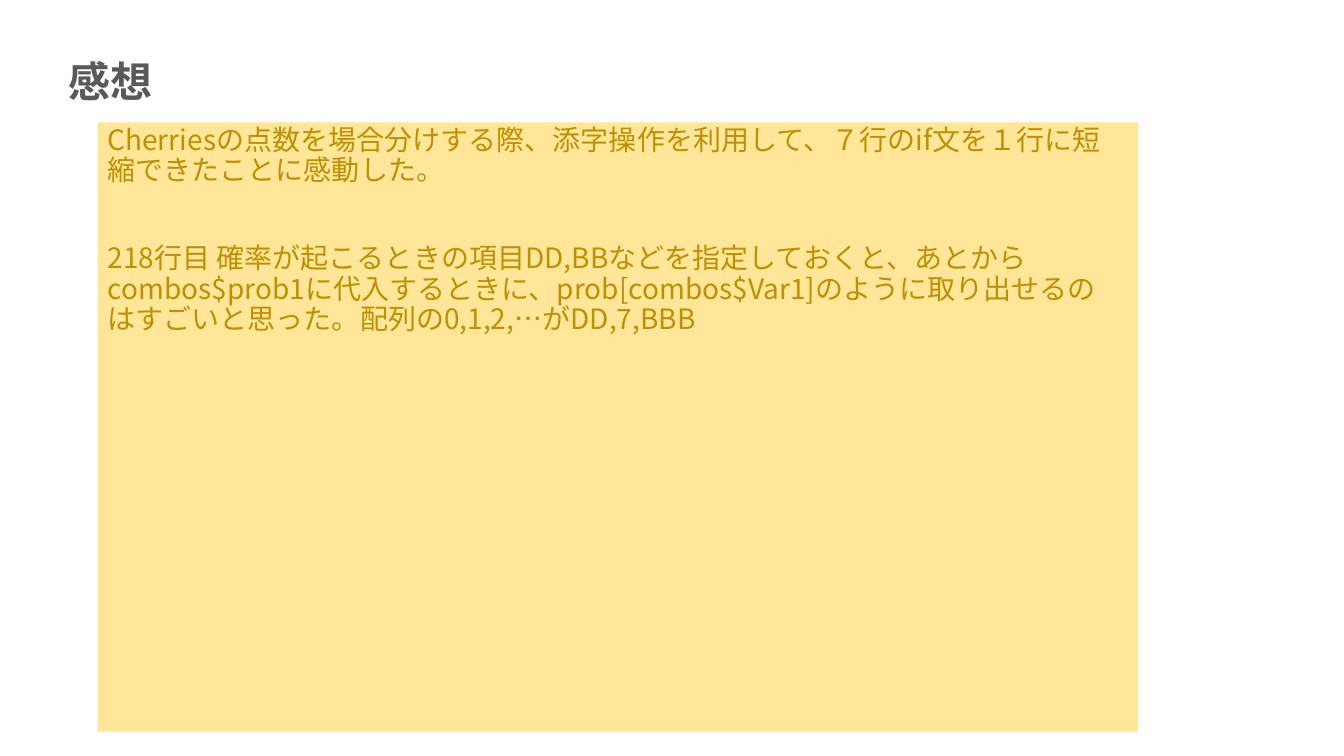
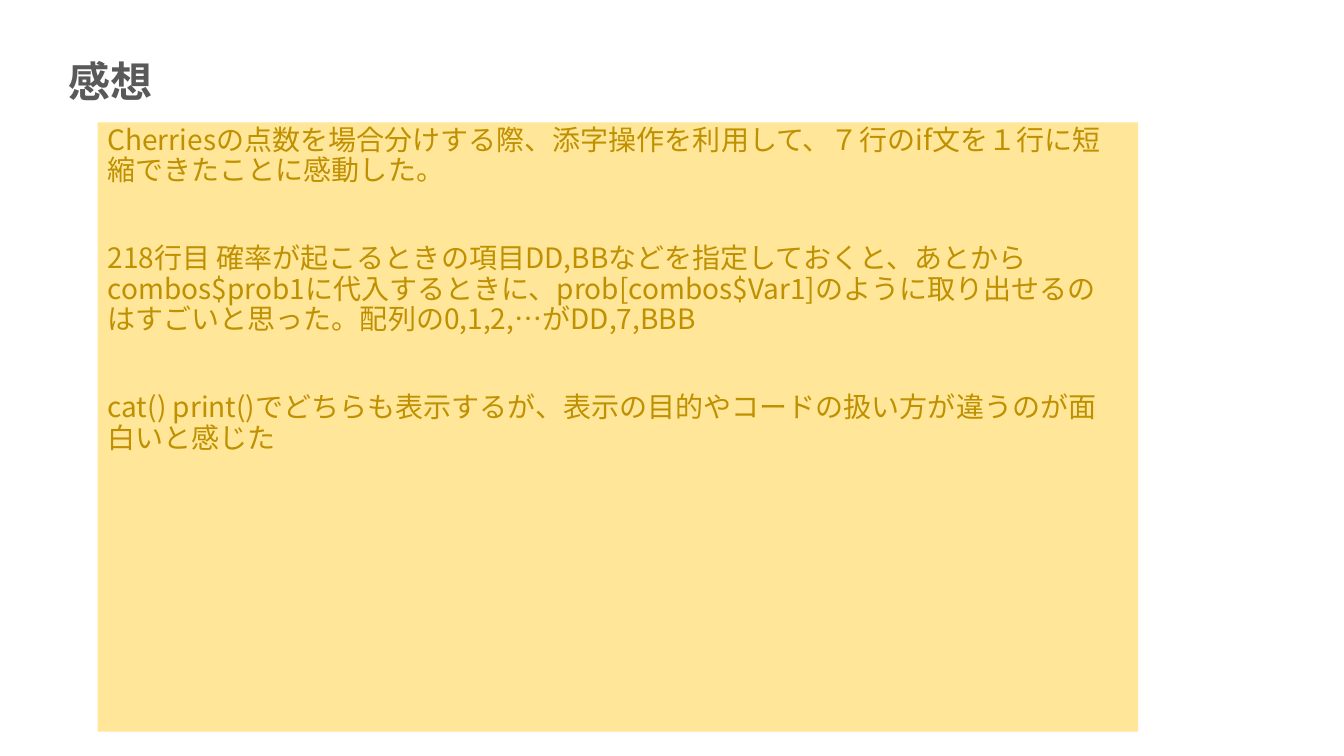
Before and after one commit to mei-517/r-practice-part3, a slide deck: slide 24 of 永井芽衣_Rpart3.pptx (slide 22 before the commit). Drawn at 1344x756 pixels with LibreOffice and Linux fonts; fonts in the diff are those of the drawing. Boxes give left, top, right and bottom in pixels: in the first picture for what was removed or moved away, otherwise in the second. Text is boxed around its words. In the diff, an @@ line names an element or a change of style, - is before the commit and + after.

```diff
--- a/永井芽衣_Rpart3.pptx
+++ b/永井芽衣_Rpart3.pptx
@@ subtitle at (x1=108, y1=393, x2=1096, y2=450): paragraph added @@
+cat() print()でどちらも表示するが、表示の目的やコードの扱い方が違うのが面白いと感じた
```
Also in this commit, not shown: 4 other slides changed, 2 slides added, 1 other file.
